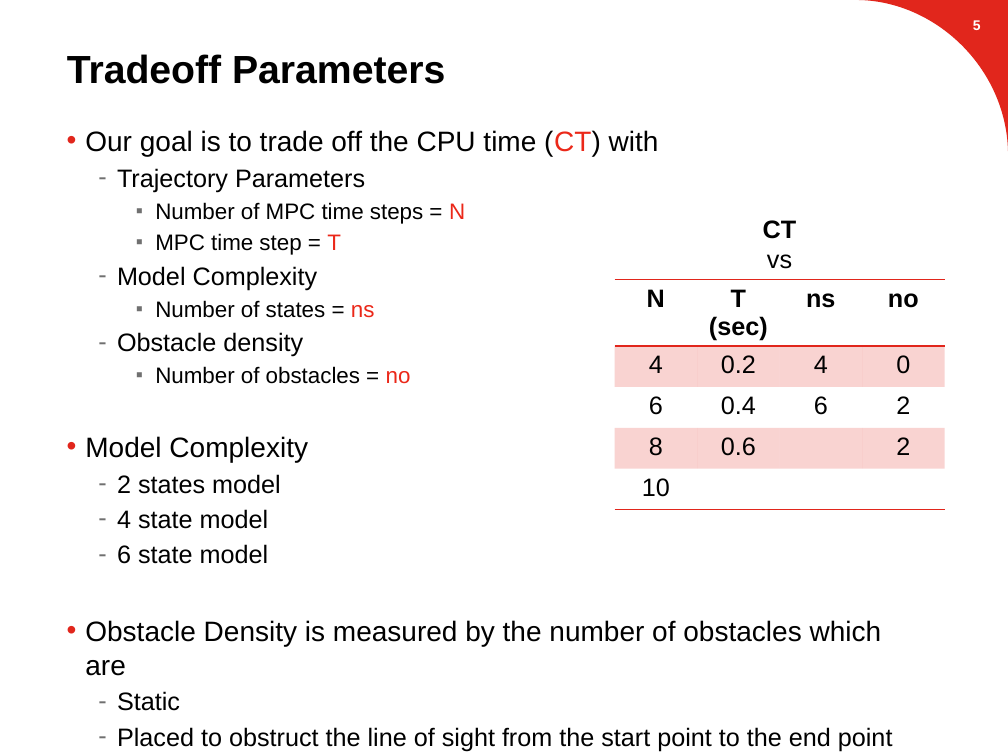
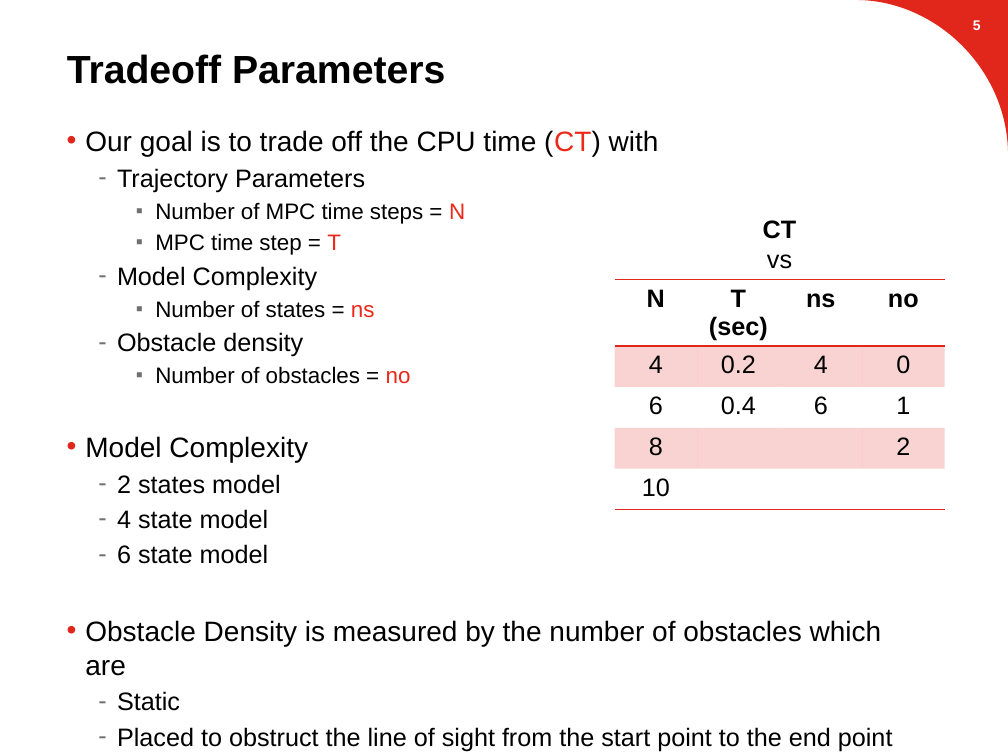
Before and after one commit to suvoganguli/GIG-MPC-Laplacian, a slide deck: slide 6 of 2D Results (03-19-2018).pptx. Drawn at 1008x756 pixels with LibreOffice and Linux fonts; fonts in the diff are those of the drawing; background and template pictures are left out. Boxes give left, top, right and bottom in pixels: in the first picture for what was removed or moved away, otherwise in the second. Text is boxed around its words. In the diff, an @@ line names an element or a change of style, - is before the commit and + after.

```diff
--- a/2D Results (03-19-2018).pptx
+++ b/2D Results (03-19-2018).pptx
@@ table at [615, 279, 946, 513] @@
-row 3, column 4: 2
+row 3, column 4: 1
-row 4, column 2: 0.6
+row 4, column 2: 
```
Also in this commit, not shown: 6 other slides changed, 6 slides removed, 1 other file.
